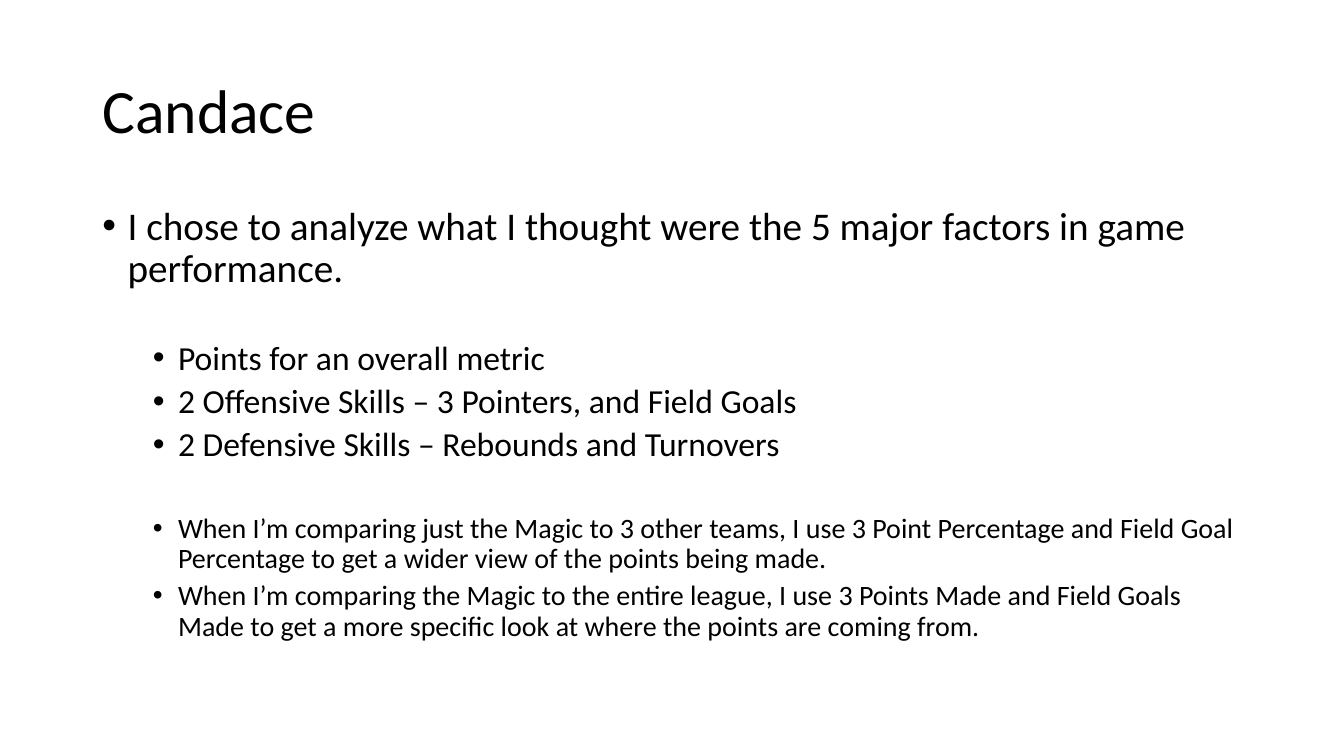
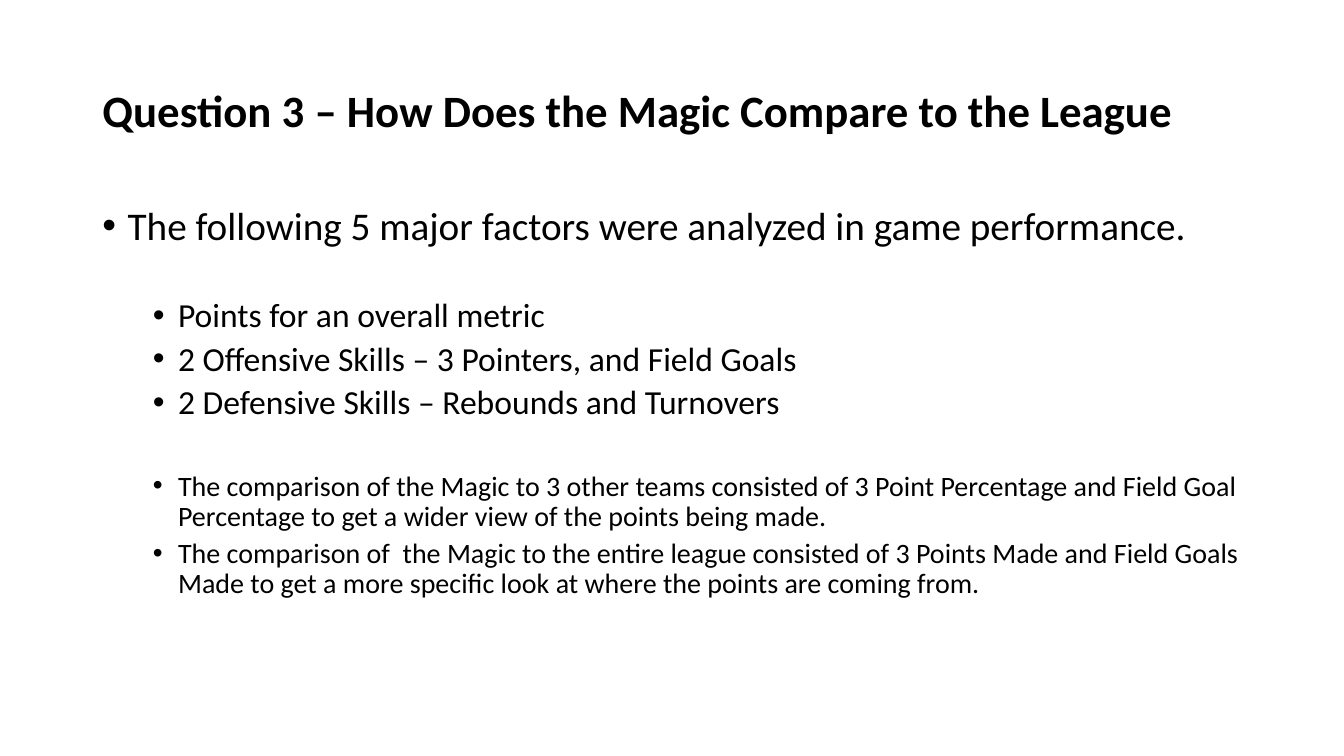
Before and after one commit to CandaceDoesData/Group_Project_1, a slide deck: slide 12 of mm_Group3_Project_1_Presentation.pptx (slide 13 before the commit). Drawn at 1344x756 pixels with LibreOffice and Linux fonts; fonts in the diff are those of the drawing. Boxes give left, top, right and bottom in pixels: in the first picture for what was removed or moved away, otherwise in the second. Text is boxed around its words. In the diff, an @@ line names an element or a change of style, - is before the commit and + after.

Commit message:
updated power point and added script file

```diff
--- a/mm_Group3_Project_1_Presentation.pptx
+++ b/mm_Group3_Project_1_Presentation.pptx
@@ title at box(102, 95, 1171, 135): text changed; size 44 to 32 pt; bold on @@
-Candace
+Question 3 – How Does the Magic Compare to the League
@@ text at box(128, 212, 1186, 247): text changed @@
-• I chose to analyze what I thought were the 5 major factors in game performance.
+• The following 5 major factors were analyzed in game performance.
@@ text at box(178, 476, 1238, 598): text changed @@
-  • When I’m comparing just the Magic to 3 other teams, I use 3 Point Percentage and Field Goal Percentage to get a wider view of the points being made.
-  • When I’m comparing the Magic to the entire league, I use 3 Points Made and Field Goals Made to get a more specific look at where the points are coming from.
+  • The comparison of the Magic to 3 other teams consisted of 3 Point Percentage and Field Goal Percentage to get a wider view of the points being made.
+  • The comparison of the Magic to the entire league consisted of 3 Points Made and Field Goals Made to get a more specific look at where the points are coming from.
```
Also in this commit, not shown: 11 other slides changed, 5 slides added, 6 slides removed, 1 other file.
